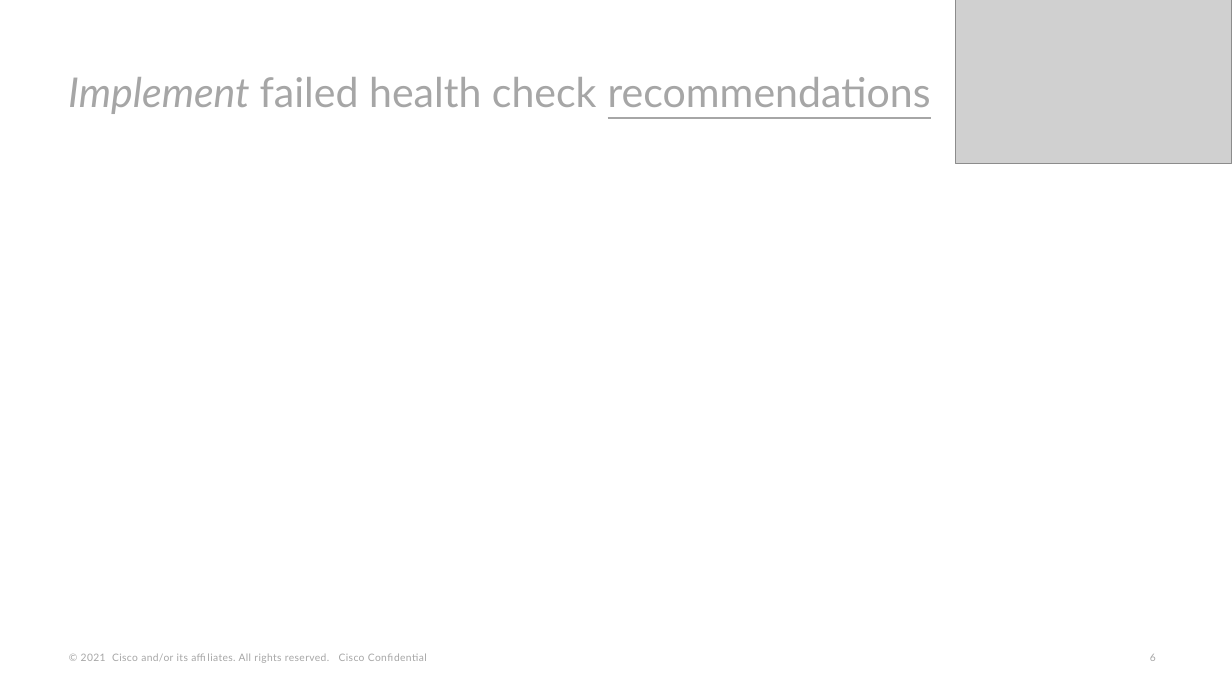
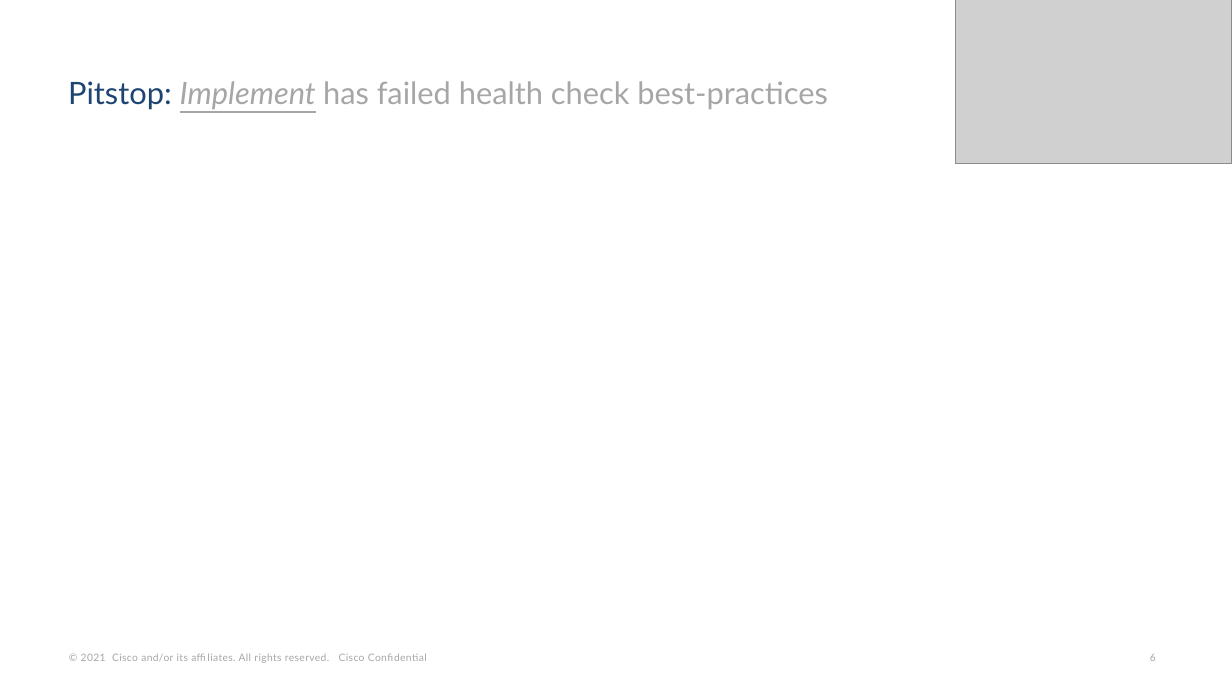
Before and after one commit to Appdynamics/config-assessment-tool, a slide deck: slide 6 of backend/resources/pptAssets/HybridApplicationMonitoringUseCase_template.pptx. Drawn at 1232x693 pixels with LibreOffice and Linux fonts; fonts in the diff are those of the drawing; grey boxes stand for pictures; background and template pictures are left out. Boxes give left, top, right and bottom in pixels: in the first picture for what was removed or moved away, otherwise in the second. Text is boxed around its words. In the diff, an @@ line names an element or a change of style, - is before the commit and + after.

```diff
--- a/backend/resources/pptAssets/HybridApplicationMonitoringUseCase_template.pptx
+++ b/backend/resources/pptAssets/HybridApplicationMonitoringUseCase_template.pptx
@@ title at <box>68,81,828,110</box>: text changed; size 32 to 24 pt @@
-Implement failed health check recommendations
+Pitstop: Implement has failed health check best-practices
```
Also in this commit, not shown: 11 other slides changed, 2 other files.
